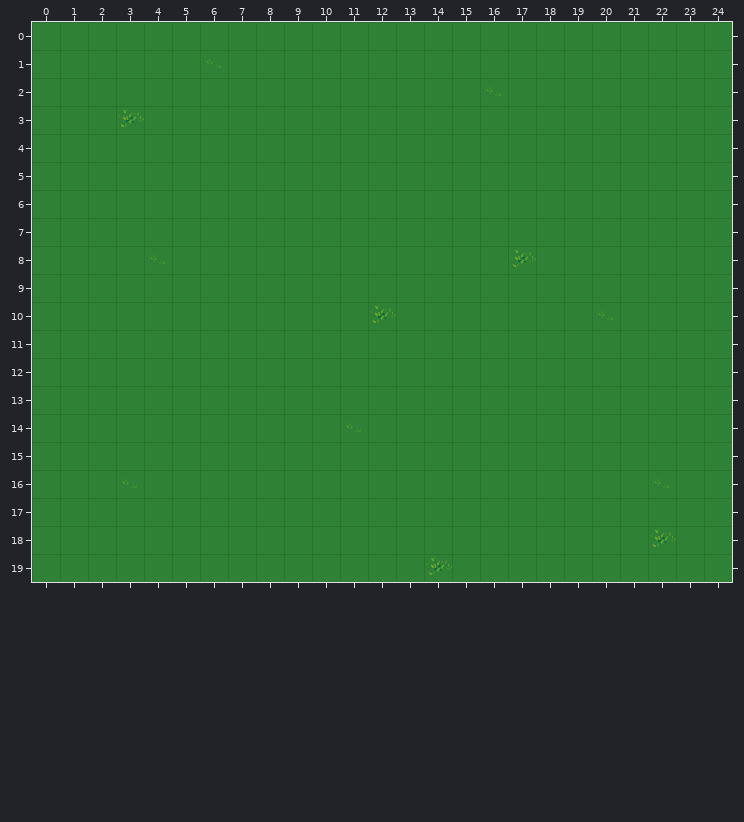
Tiled map (JSON): maps/troisieme.json. The picture above is the old version.
Cells are 32x32 px. Shown: x 0..24, y 0..19.
The result:
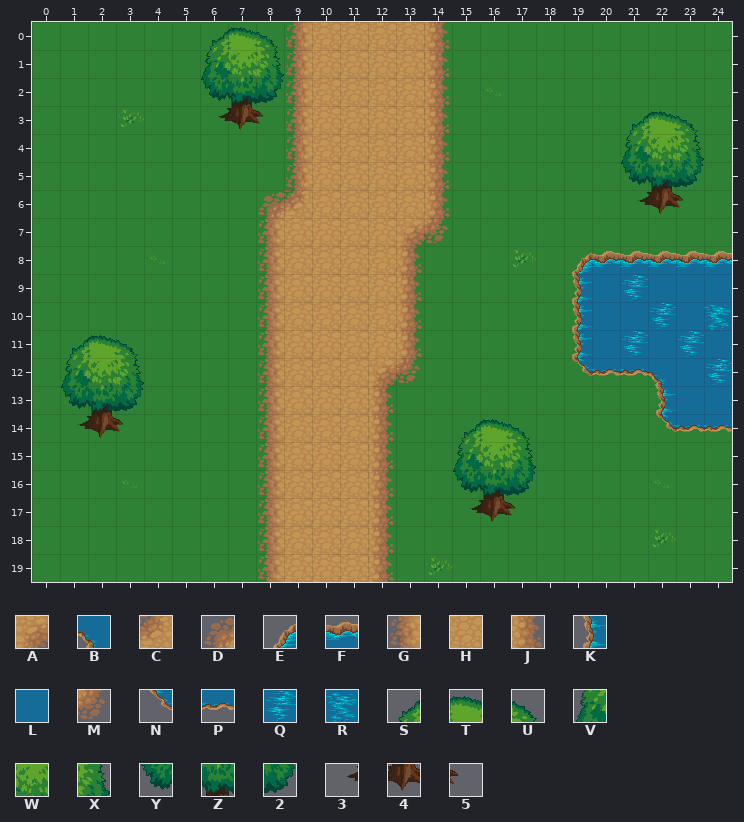
Key: from "Terrains LPC": A 1, B 29, C 34, D 64, E 91, F 92, G 96, H 97, J 98, K 123, L 124, M 130, N 155, P 156, Q 187, R 189; from "plant repack_2": S 121, T 122, U 123, V 134, W 135, X 136, Y 147, Z 148, 2 149, 3 160, 4 161, 5 162.
_ is an empty cell.
Tiles of an added or newly shown layer are drawn over the layers below it.
Author's note on the commit: map now correctly displayed
The edit:
{"where": "layer \"Calque 2\" (added)"}
{"y":0,"x":6,"old":"_________","new":"STUGHHHHJ"}
{"y":1,"x":6,"old":"_________","new":"VWXGHHHHJ"}
{"y":2,"x":6,"old":"_________","new":"YZ2GHHHHJ"}
{"y":3,"x":6,"old":"_________","new":"345GHHHHJ"}
{"y":3,"x":21,"old":"___","new":"STU"}
{"y":4,"x":9,"old":"______","new":"GHHHHJ"}
{"y":4,"x":21,"old":"___","new":"VWX"}
{"y":5,"x":9,"old":"______","new":"GHHHHJ"}
{"y":5,"x":21,"old":"___","new":"YZ2"}
{"y":6,"x":8,"old":"_______","new":"DCHHHHJ"}
{"y":6,"x":21,"old":"___","new":"345"}
{"y":7,"x":8,"old":"_______","new":"GHHHHAM"}
{"y":8,"x":8,"old":"______","new":"GHHHHJ"}
{"y":8,"x":19,"old":"______","new":"EFFFFF"}
{"y":9,"x":8,"old":"______","new":"GHHHHJ"}
{"y":9,"x":19,"old":"______","new":"KLQLLL"}
{"y":10,"x":8,"old":"______","new":"GHHHHJ"}
{"y":10,"x":19,"old":"______","new":"KLLQLR"}
{"y":11,"x":1,"old":"___","new":"STU"}
{"y":11,"x":8,"old":"______","new":"GHHHHJ"}
{"y":11,"x":19,"old":"______","new":"KLQLQL"}
{"y":12,"x":1,"old":"___","new":"VWX"}
{"y":12,"x":8,"old":"______","new":"GHHHAM"}
{"y":12,"x":19,"old":"______","new":"NPPBLQ"}
{"y":13,"x":1,"old":"___","new":"YZ2"}
{"y":13,"x":8,"old":"_____","new":"GHHHJ"}
{"y":13,"x":22,"old":"___","new":"KLL"}
{"y":14,"x":1,"old":"___","new":"345"}
{"y":14,"x":8,"old":"_____","new":"GHHHJ"}
{"y":14,"x":15,"old":"___","new":"STU"}
{"y":14,"x":22,"old":"___","new":"NPP"}
{"y":15,"x":8,"old":"_____","new":"GHHHJ"}
{"y":15,"x":15,"old":"___","new":"VWX"}
{"y":16,"x":8,"old":"_____","new":"GHHHJ"}
{"y":16,"x":15,"old":"___","new":"YZ2"}
{"y":17,"x":8,"old":"_____","new":"GHHHJ"}
{"y":17,"x":15,"old":"___","new":"345"}
{"y":18,"x":8,"old":"_____","new":"GHHHJ"}
{"y":19,"x":8,"old":"_____","new":"GHHHJ"}
{"label":"added","picture_box":[201,22,450,582]}
{"label":"added","picture_box":[621,111,704,214]}
{"label":"added","picture_box":[572,251,732,432]}
{"label":"added","picture_box":[61,335,144,438]}
{"label":"added","picture_box":[453,419,536,522]}
